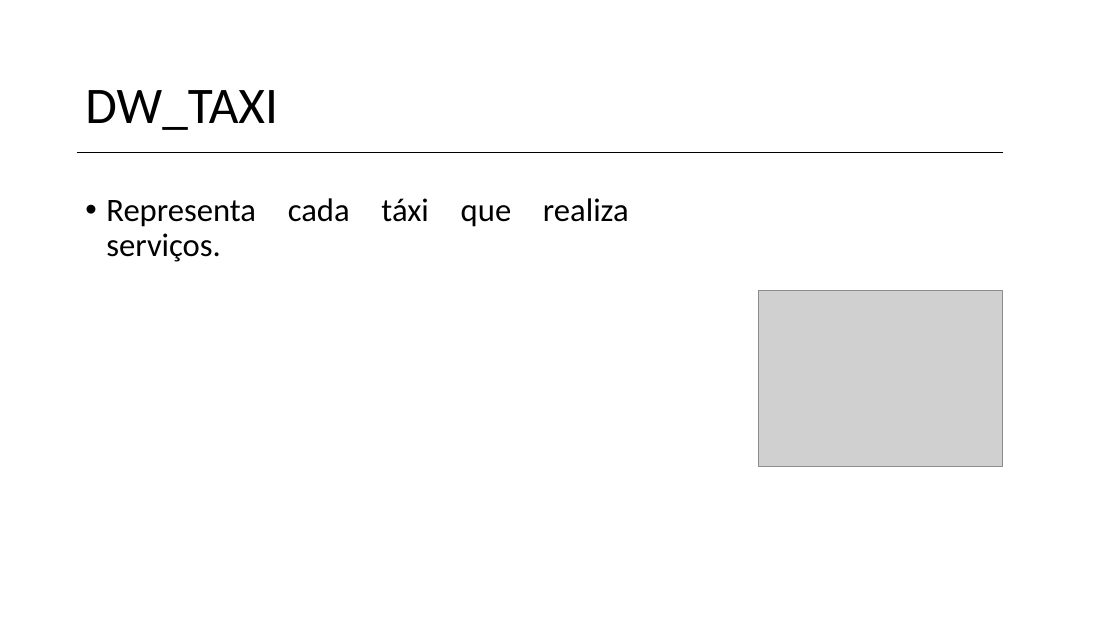
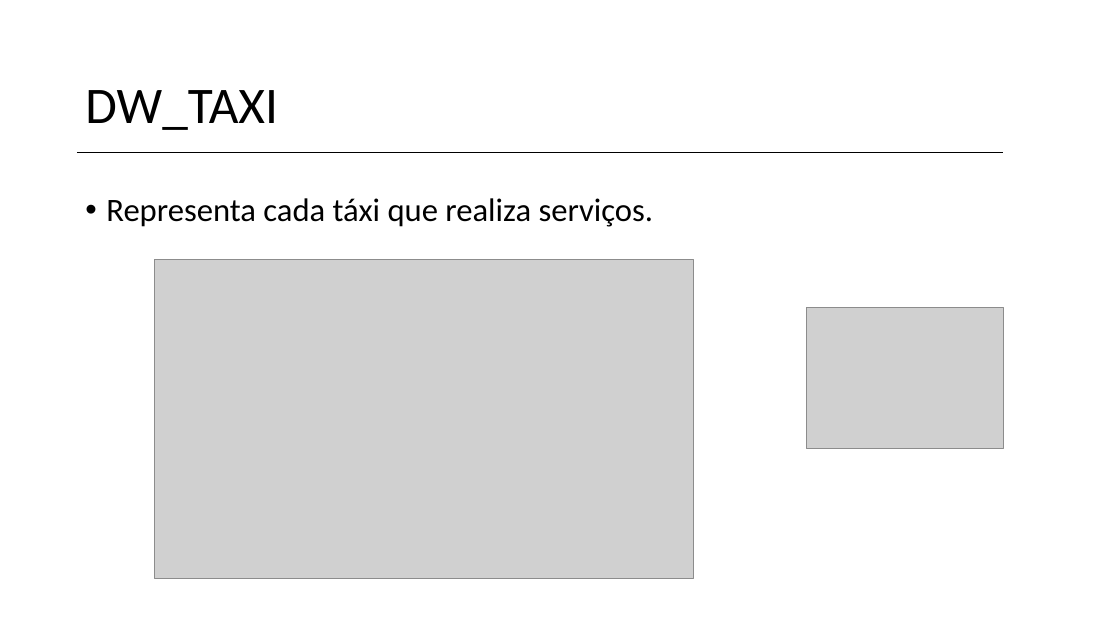
Before and after one commit to vanessa-silva/TABD-datawarehouse, a slide deck: slide 7 of Data-Warehouse.pptx. Drawn at 1120x630 pixels with LibreOffice and Linux fonts; fonts in the diff are those of the drawing; grey boxes stand for pictures; background and template pictures are left out. Boxes give left, top, right and bottom in pixels: in the first picture for what was removed or moved away, otherwise in the second. Text is boxed around its words. In the diff, an @@ line names an element or a change of style, - is before the commit and + after.

```diff
--- a/Data-Warehouse.pptx
+++ b/Data-Warehouse.pptx
@@ text "Representa cada táxi que realiza ..." rewrapped from [106, 198, 629, 262] to [106, 198, 654, 227] @@
@@ picture added at [155, 260, 693, 579] @@
@@ picture: place and size @@
-picture at [759, 291, 1003, 466]
+picture at [807, 308, 1003, 450]
```
Also in this commit, not shown: 5 other slides changed, 17 other files.
